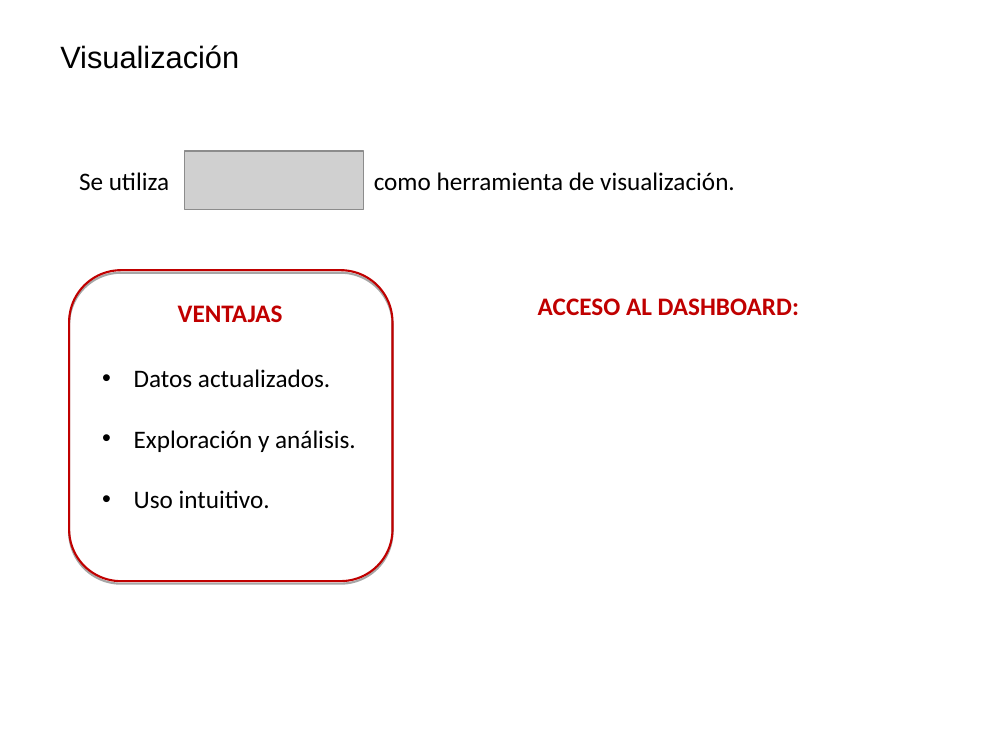
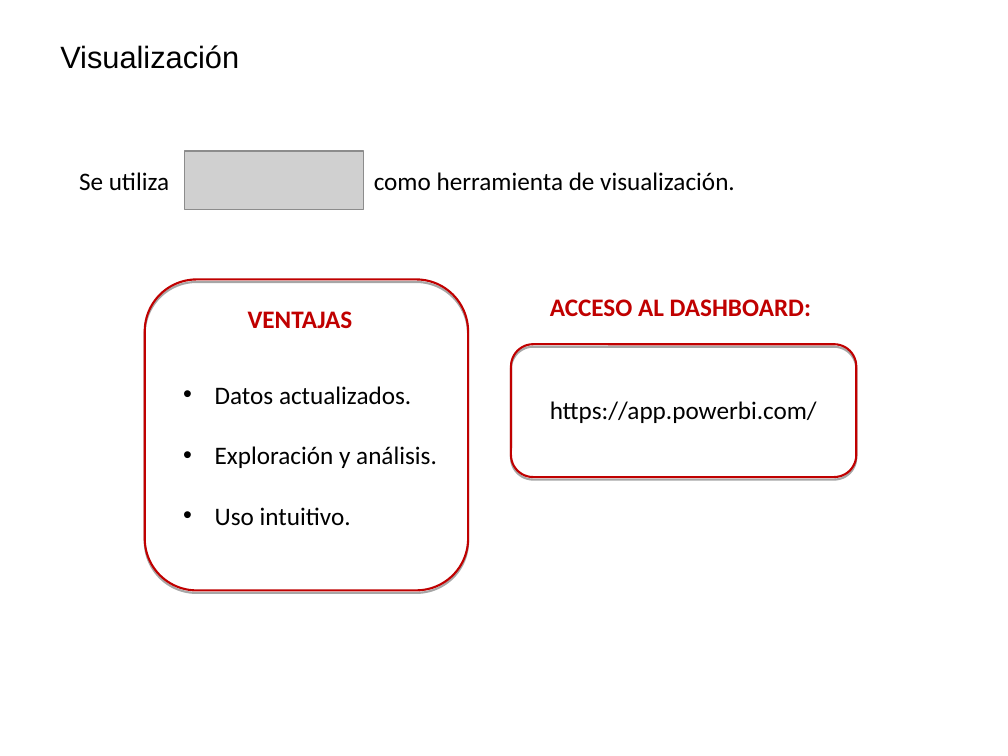
Before and after one commit to Chanalber/TFM, a slide deck: slide 7 of Presentación TFM/Presentación TFM.ppt. Drawn at 1008x756 pixels with LibreOffice and Linux fonts; fonts in the diff are those of the drawing; grey boxes stand for pictures; background and template pictures are left out. Boxes give left, top, right and bottom in pixels: in the first picture for what was removed or moved away, otherwise in the second. Text is boxed around its words. In the diff, an @@ line names an element or a change of style, - is before the commit and + after.

```diff
--- a/Presentación TFM/Presentación TFM.ppt
+++ b/Presentación TFM/Presentación TFM.ppt
@@ rounded rectangle: place and size @@
-rounded rectangle at [70, 270, 393, 582]
+rounded rectangle at [145, 279, 469, 591]
@@ text "VENTAJAS": place and size @@
-text "VENTAJAS" at [178, 305, 283, 322]
+text "VENTAJAS" at [248, 311, 353, 328]
@@ text "ACCESO AL DASHBOARD:": place and size @@
-text "ACCESO AL DASHBOARD:" at [538, 298, 799, 315]
+text "ACCESO AL DASHBOARD:" at [550, 299, 811, 316]
@@ rounded rectangle added at [511, 344, 857, 477], outline #C00000 1.5 pt @@
@@ text "Datos actualizados.": place and size @@
-text "Datos actualizados." at [134, 369, 356, 509]
+text "Datos actualizados." at [215, 386, 437, 526]
@@ text added at [550, 401, 817, 423], 18 pt, text #000000 @@
+https://app.powerbi.com/
```
Also in this commit, not shown: 1 slide added, 1 other file.
